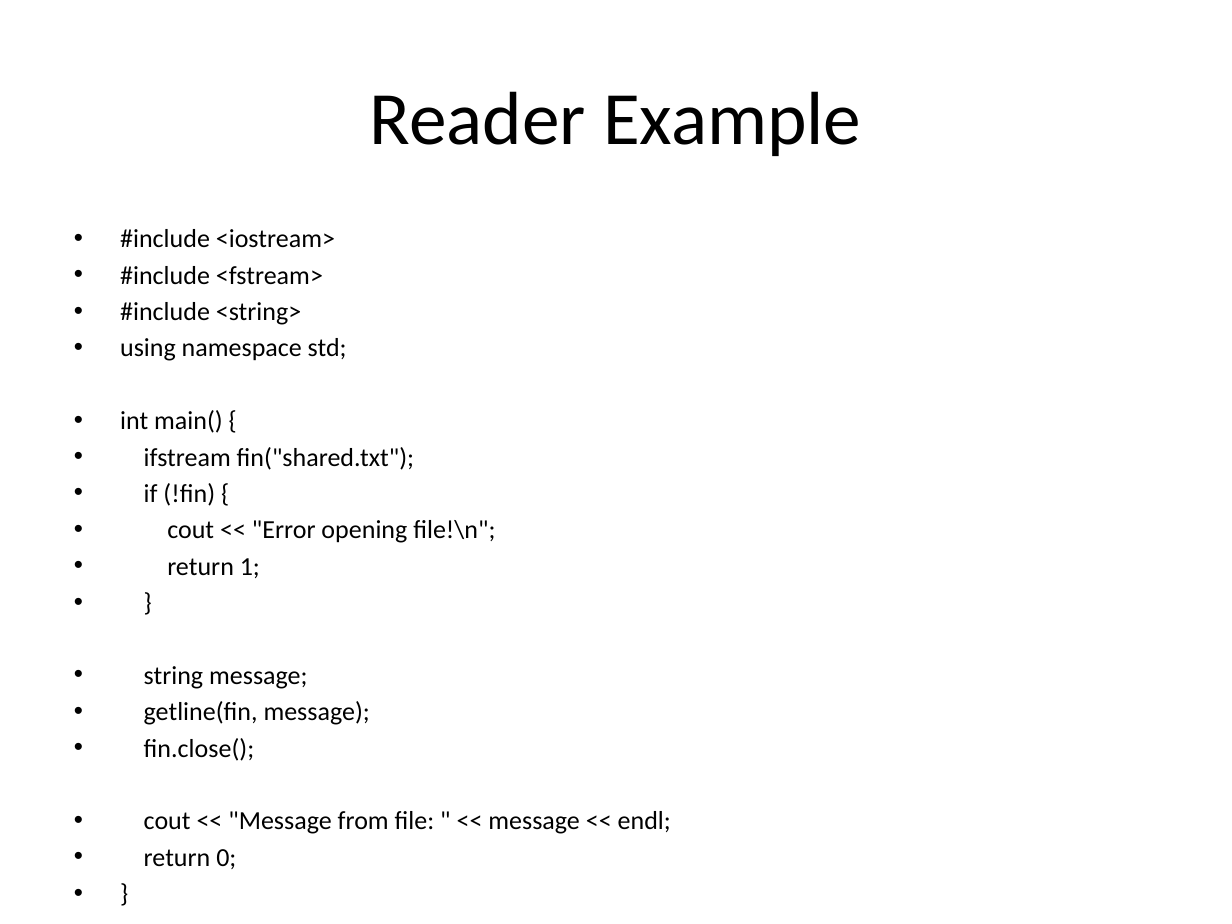
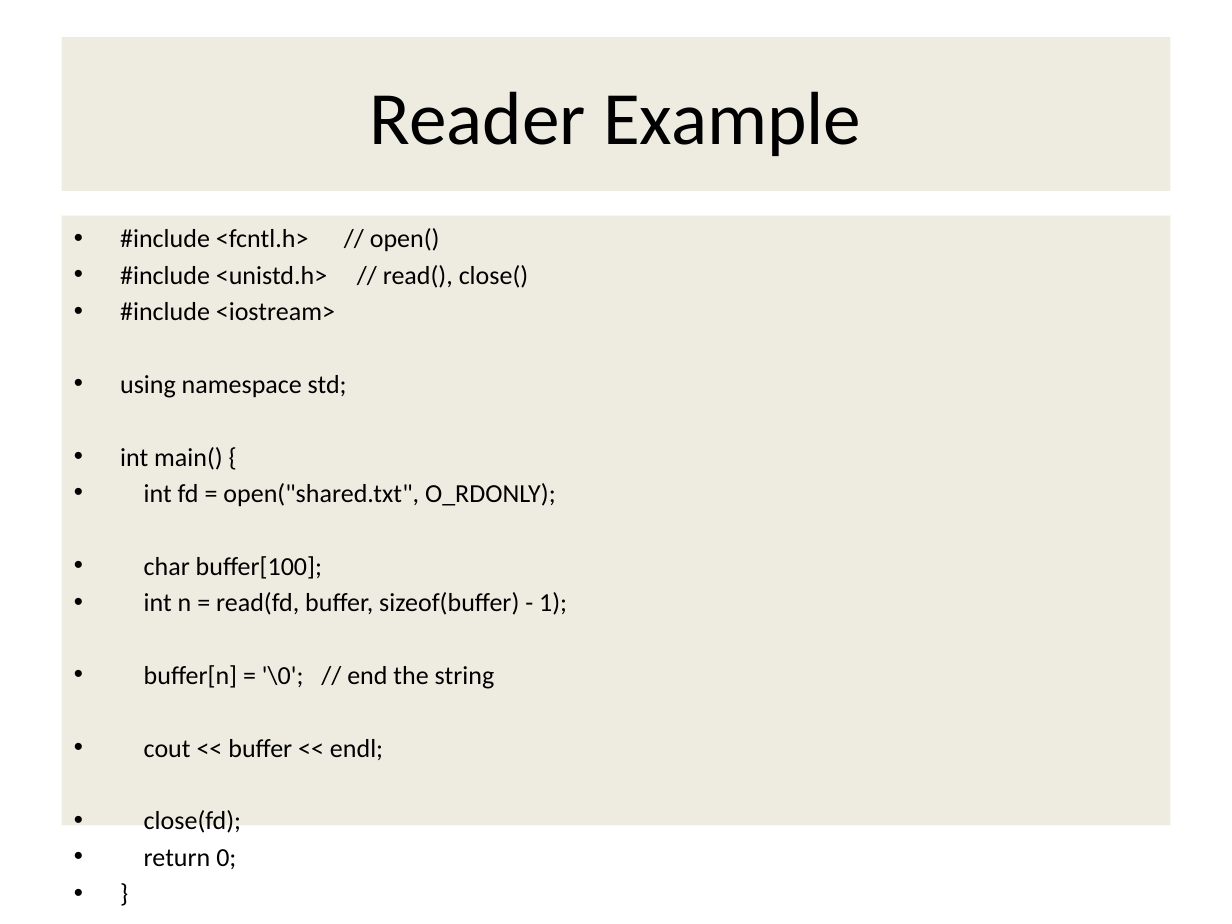
Before and after one commit to Aurshia/Inter-process-communication, a slide deck: slide 11 of IPC via shared files.pptx. Drawn at 1232x924 pixels with LibreOffice and Linux fonts; fonts in the diff are those of the drawing. Boxes give left, top, right and bottom in pixels: in the first picture for what was removed or moved away, otherwise in the second. Text is boxed around its words. In the diff, an @@ line names an element or a change of style, - is before the commit and + after.

```diff
--- a/IPC via shared files.pptx
+++ b/IPC via shared files.pptx
@@ title "Reader Example": place and size @@
-title "Reader Example" at (370, 91, 861, 156)
+title "Reader Example" at (62, 37, 1170, 191)
@@ title "Reader Example" at (62, 37, 1170, 191): fill none to #EEECE1 @@
@@ text "#include <fcntl.h> // open()": place and size @@
-text "#include <fcntl.h> // open()" at (120, 229, 671, 834)
+text "#include <fcntl.h> // open()" at (62, 216, 1170, 825)
@@ text "#include <fcntl.h> // open()" at (62, 216, 1170, 825): fill none to #EEECE1 @@
@@ text at (120, 228, 529, 288): paragraphs added @@
+• #include <fcntl.h> // open()
+• #include <unistd.h> // read(), close()
@@ text at (120, 266, 323, 325): paragraphs removed @@
-• #include <fstream>
-• #include <string>
@@ text at (144, 483, 567, 833): text changed @@
-• ifstream fin("shared.txt");
-• if (!fin) {
-• cout << "Error opening file!\n";
-• return 1;
-• }
-• string message;
-• getline(fin, message);
-• fin.close();
-• cout << "Message from file: " << message << endl;
+• int fd = open("shared.txt", O_RDONLY);
+• char buffer[100];
+• int n = read(fd, buffer, sizeof(buffer) - 1);
+• buffer[n] = '\0'; // end the string
+• cout << buffer << endl;
+• close(fd);
```
Also in this commit, not shown: 13 other slides changed.
